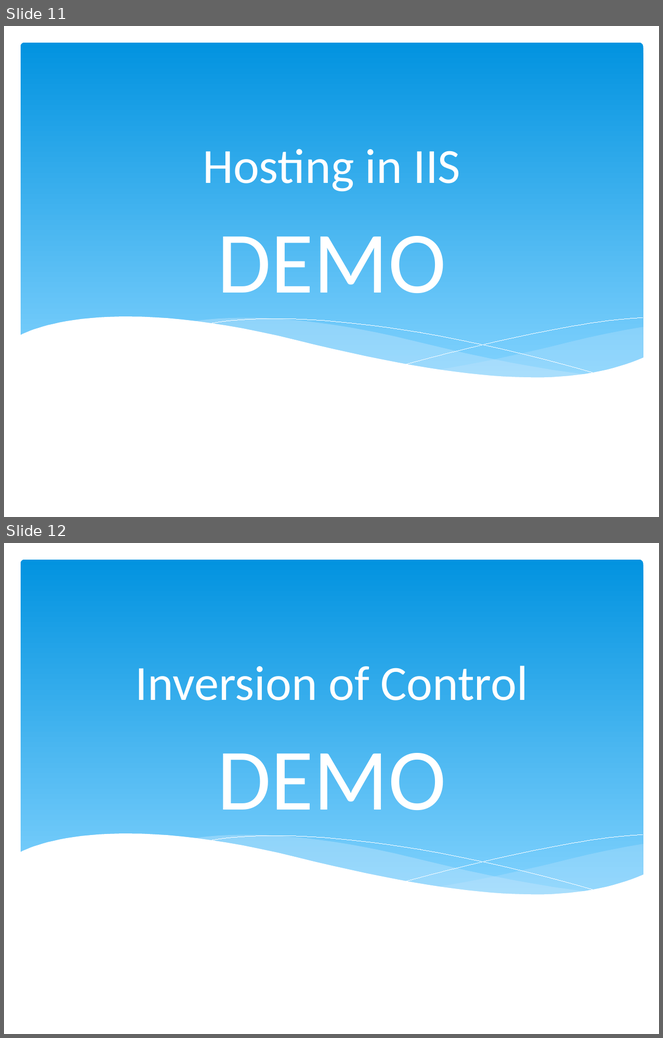
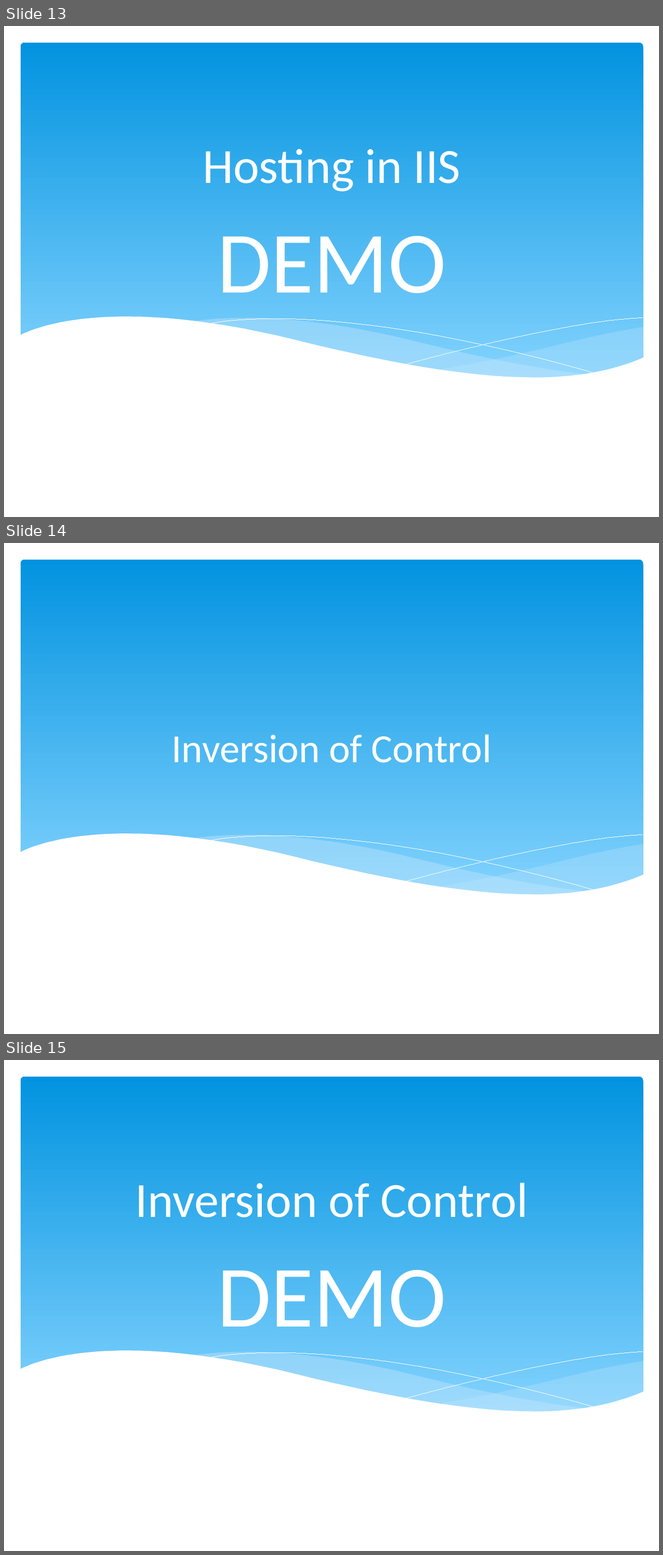
Before and after one commit to trayburn/Presentations.WcfTopics, a slide deck: Designing WCF Services.pptx. Shown one above the other, each under a label of ours: slides 11 and 12 before the commit, slides 13, 14 and 15 after it. The pictures are 663x1038 and 663x1555 pixels, drawn with LibreOffice and Linux fonts; fonts in the diff are those of the drawing; background and template pictures are left out. Boxes give left, top, right and bottom in pixels: in the first picture for what was removed or moved away, otherwise in the second. Text is boxed around its words. In the diff, an @@ line names an element or a change of style, - is before the commit and + after.

```diff
--- a/Designing WCF Services.pptx
+++ b/Designing WCF Services.pptx
@@ slide 14 added at <box>4,543,659,1034</box>, background #FFFFFF; not listed: 6 template elements that a slide beside it also shows @@
@@ title added at <box>172,734,492,763</box>, 44 pt, text #FFFFFF @@
+Inversion of Control
@@ what was slide 11 is now slide 13 @@
@@ what was slide 12 is now slide 15 @@
```
Also in this commit, not shown: 4 other slides added.
